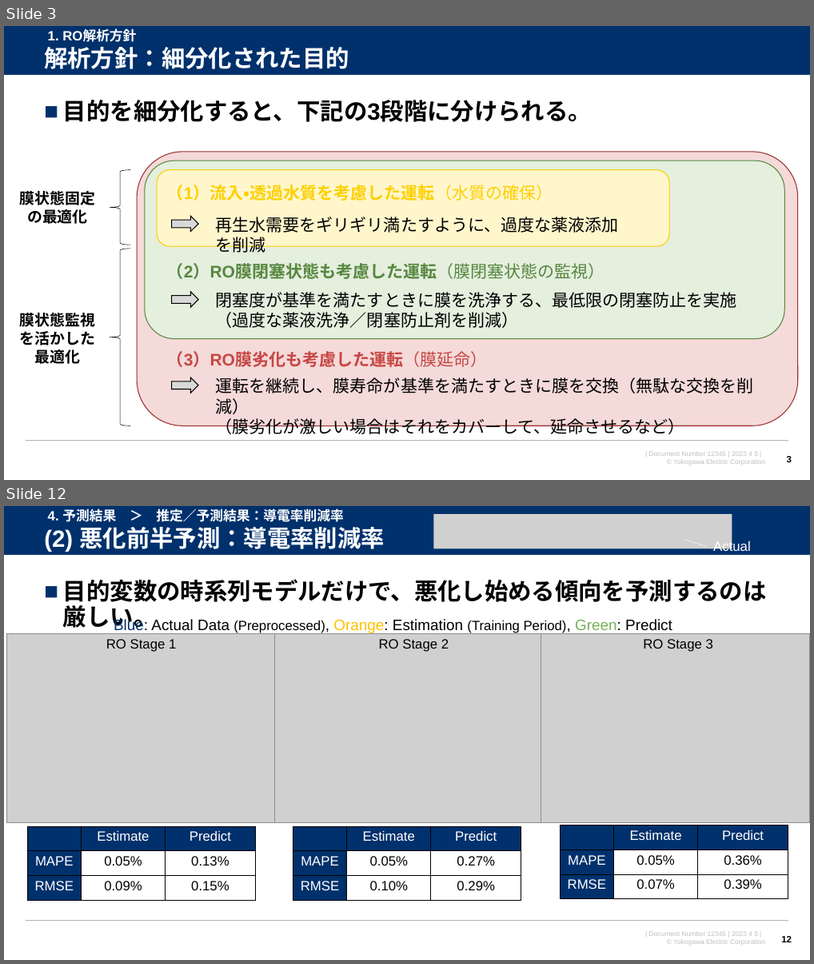
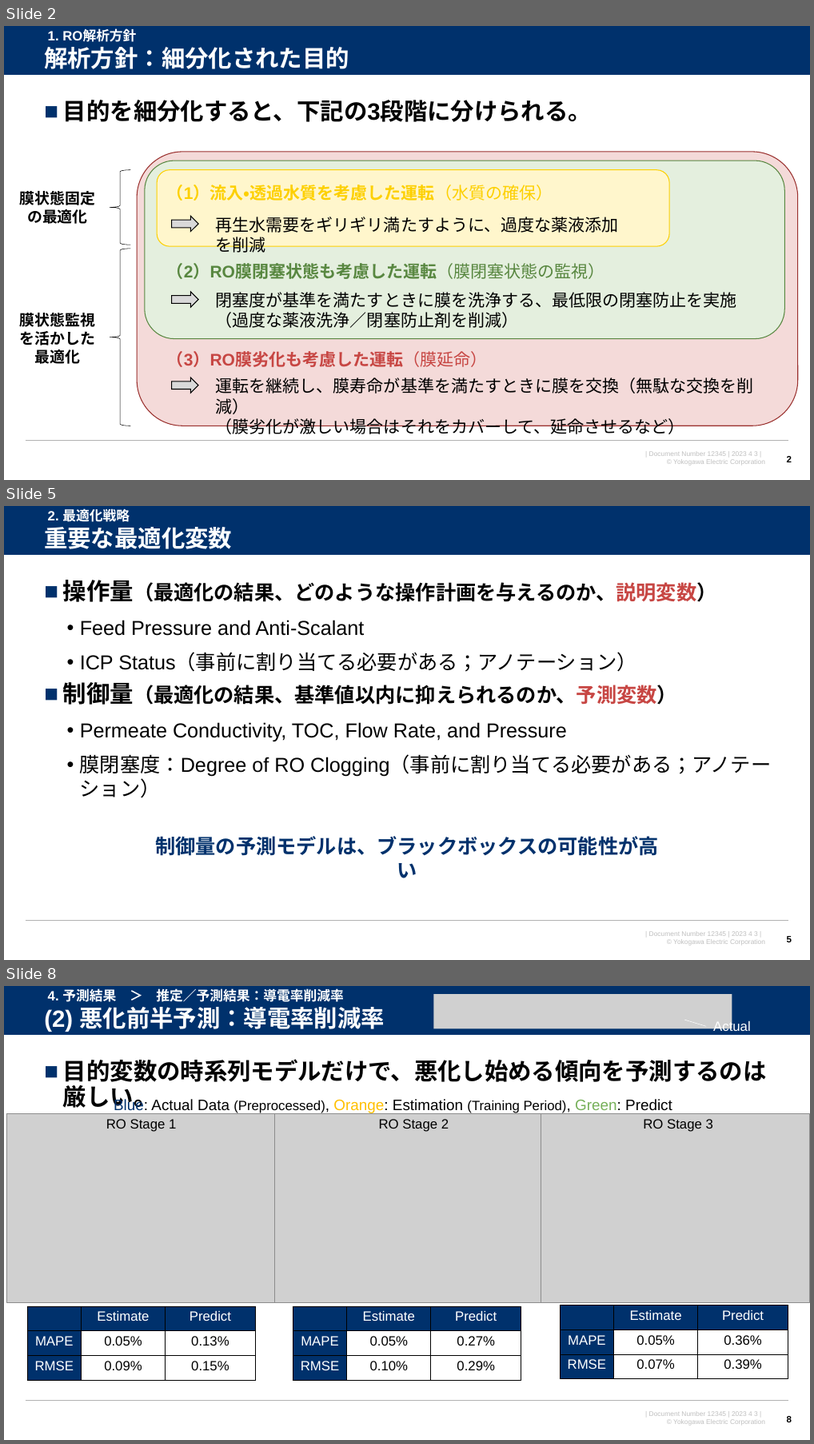
Before and after one commit to watarukumagai-git/opt, a slide deck: Reuse_Water/230403_米国再生水NAWI 解析進め方_rev.0.pptx. Shown one above the other, each under a label of ours: slides 3 and 12 before the commit, slides 2, 5 and 8 after it; the slides between them are not shown. The pictures are 814x964 and 814x1444 pixels, drawn with LibreOffice and Linux fonts; fonts in the diff are those of the drawing; grey boxes stand for pictures; background and template pictures are left out. Boxes give left, top, right and bottom in pixels: in the first picture for what was removed or moved away, otherwise in the second. Text is boxed around its words. In the diff, an @@ line names an element or a change of style, - is before the commit and + after.

```diff
--- a/Reuse_Water/230403_米国再生水NAWI 解析進め方_rev.0.pptx
+++ b/Reuse_Water/230403_米国再生水NAWI 解析進め方_rev.0.pptx
@@ slide 5 added at (4, 506, 810, 960), background #FFFFFF; not listed: 4 template elements that a slide beside it also shows @@
@@ title added at (44, 527, 232, 549), 28 pt, text #FFFFFF, bold @@
+重要な最適化変数
@@ text added at (48, 507, 130, 524), 16 pt, text #FFFFFF, bold @@
+2. 最適化戦略
@@ text added at (63, 580, 771, 798), 24 pt, text #000000 @@
+■ 操作量（最適化の結果、どのような操作計画を与えるのか、説明変数）
+  • Feed Pressure and Anti-Scalant
+  • ICP Status（事前に割り当てる必要がある；アノテーション）
+■ 制御量（最適化の結果、基準値以内に抑えられるのか、予測変数）
+  • Permeate Conductivity, TOC, Flow Rate, and Pressure
+  • 膜閉塞度：Degree of RO Clogging（事前に割り当てる必要がある；アノテーション）
@@ text added at (155, 836, 658, 856), 24 pt, text #00316C, bold @@
+制御量の予測モデルは、ブラックボックスの可能性が高い
@@ page number added at (787, 935, 792, 944), 11 pt, text #000000, bold @@
+5
@@ what was slide 3 is now slide 2 @@
@@ what was slide 12 is now slide 8 @@
@@ page number at (787, 1415, 792, 1424): text changed @@
-12
+8
```
Also in this commit, not shown: 1 slide changed, 3 other slides added, 5 slides removed.
